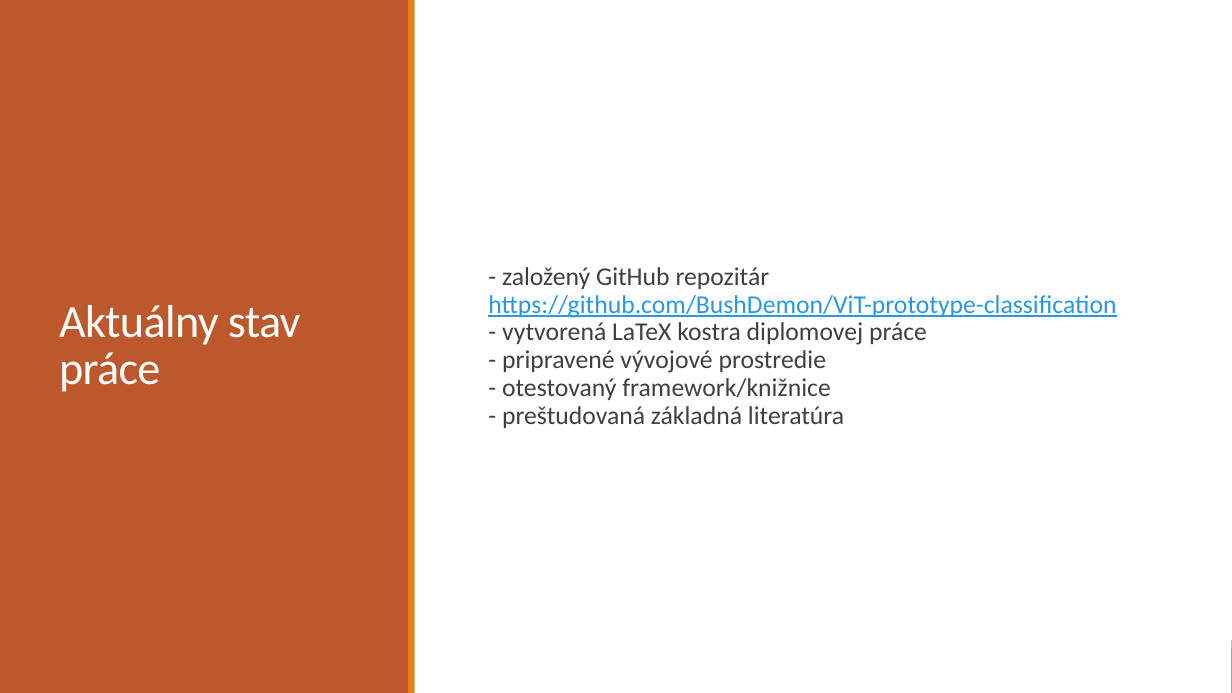
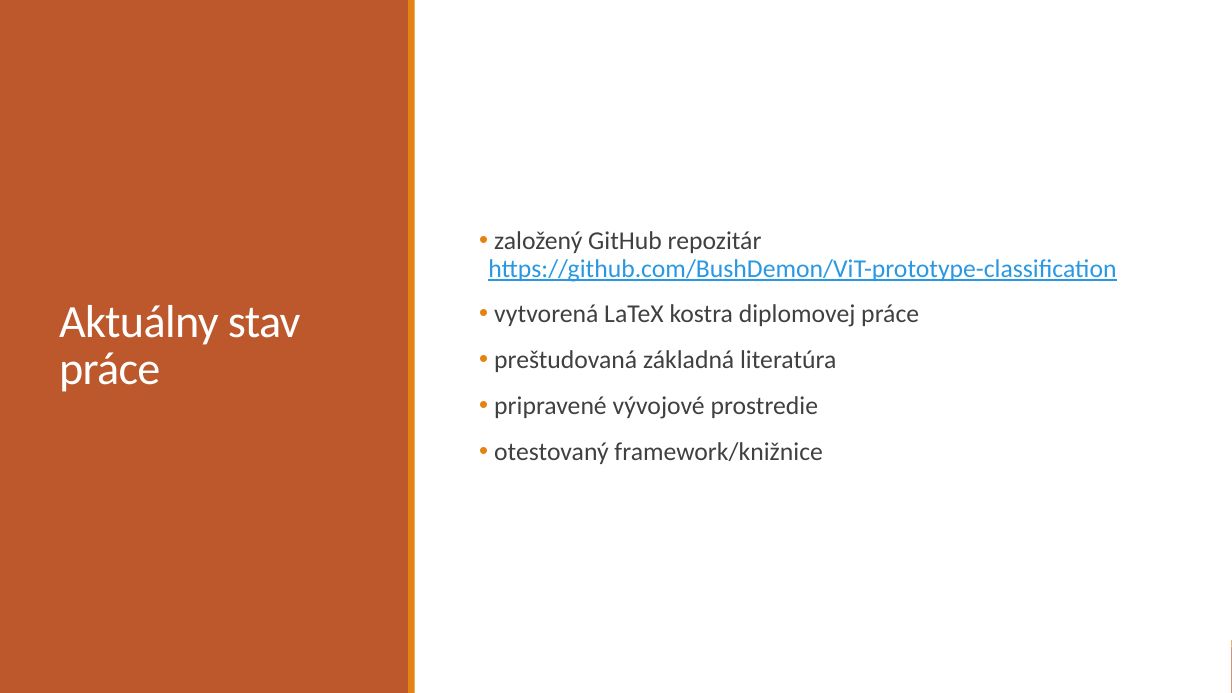
Before and after one commit to BushDemon/ViT-prototype-classification, a slide deck: slide 7 of docs/presentation/Vizuálny transformer so sekundárnym vynorením.pptx (slide 6 before the commit). Drawn at 1232x693 pixels with LibreOffice and Linux fonts; fonts in the diff are those of the drawing. Boxes give left, top, right and bottom in pixels: in the first picture for what was removed or moved away, otherwise in the second. Text is boxed around its words. In the diff, an @@ line names an element or a change of style, - is before the commit and + after.

```diff
--- a/docs/presentation/Vizuálny transformer so sekundárnym vynorením.pptx
+++ b/docs/presentation/Vizuálny transformer so sekundárnym vynorením.pptx
@@ text at (488, 231, 1116, 464): text changed @@
-  - založený GitHub repozitár https://github.com/BushDemon/ViT-prototype-classification
-  - vytvorená LaTeX kostra diplomovej práce
-  - pripravené vývojové prostredie
-  - otestovaný framework/knižnice
-  - preštudovaná základná literatúra
+• založený GitHub repozitár https://github.com/BushDemon/ViT-prototype-classification
+• vytvorená LaTeX kostra diplomovej práce
+• preštudovaná základná literatúra
+• pripravené vývojové prostredie
+• otestovaný framework/knižnice
```
Also in this commit, not shown: 4 other slides changed, 4 slides added, 2 slides removed, 3 other files.
